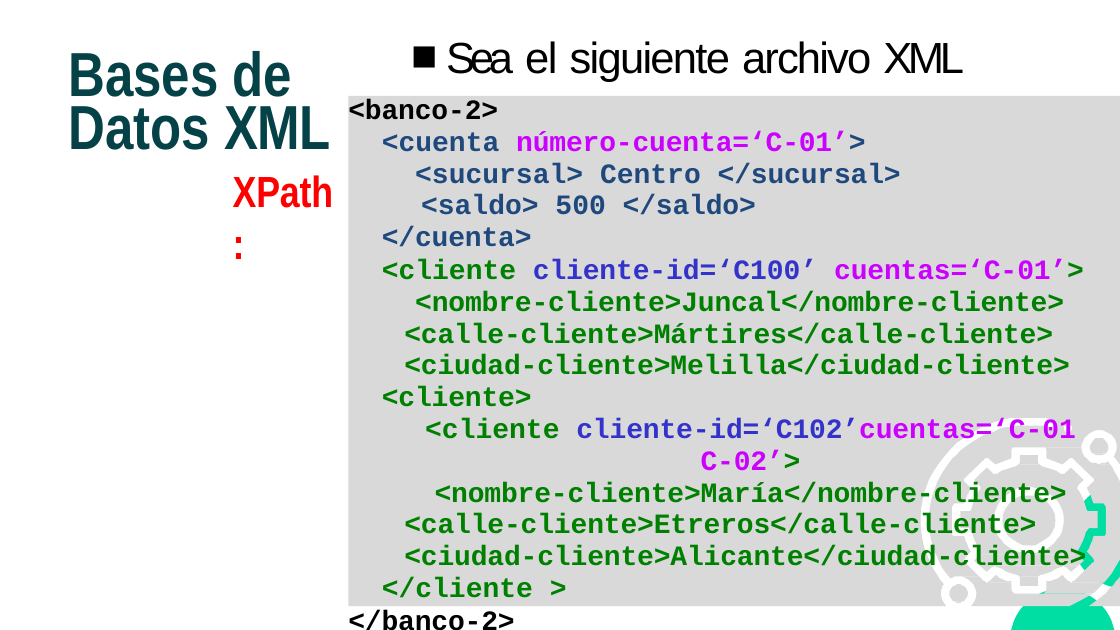
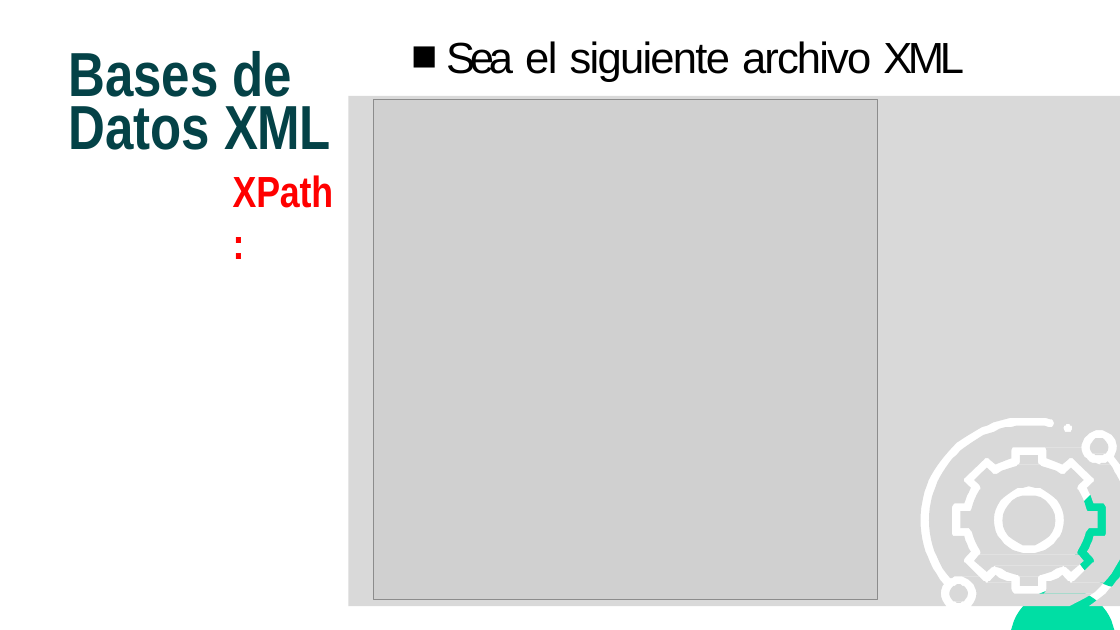
Before and after one commit to CodeWithJuancho/CEIABD_Modulos-de-Big-Data, a slide deck: slide 31 of BIU/UT2 - Almacenamiento y consulta de datos/UT2_1 XML/UT2_1 XML.pptx. Drawn at 1120x630 pixels with LibreOffice and Linux fonts; fonts in the diff are those of the drawing; grey boxes stand for pictures. Boxes give left, top, right and bottom in pixels: in the first picture for what was removed or moved away, otherwise in the second. Text is boxed around its words. In the diff, an @@ line names an element or a change of style, - is before the commit and + after.

```diff
--- a/BIU/UT2 - Almacenamiento y consulta de datos/UT2_1 XML/UT2_1 XML.pptx
+++ b/BIU/UT2 - Almacenamiento y consulta de datos/UT2_1 XML/UT2_1 XML.pptx
@@ text at <box>348,99,1086,598</box>: paragraphs removed @@
-<banco-2>
-<cuenta número-cuenta=‘C-01’>
-<sucursal> Centro </sucursal>
-<saldo> 500 </saldo>
-</cuenta>
-<cliente cliente-id=‘C100’ cuentas=‘C-01’>
-<nombre-cliente>Juncal</nombre-cliente>
-<calle-cliente>Mártires</calle-cliente>
-<ciudad-cliente>Melilla</ciudad-cliente>
-<cliente>
-<cliente cliente-id=‘C102’cuentas=‘C-01 C-02’>
-<nombre-cliente>María</nombre-cliente>
-<calle-cliente>Etreros</calle-cliente>
-<ciudad-cliente>Alicante</ciudad-cliente>
-</cliente >
-</banco-2>
@@ picture added at <box>373,100,877,600</box> @@
```
Also in this commit, not shown: 12 other slides changed, 5 slides added, 12 other files.
